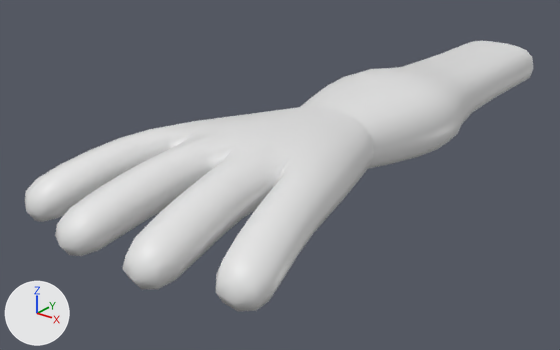
One commit to the Blender file assets/hand_arm.blend: the scene before it, then after it.
The view is the same before and after, from a camera (50 mm lens) standing at (7.71, -9.81, 4.98) and looking at (-0.96, 1.19, -0.85). Lighting does not change. The marker at lower left points along +X, +Y and +Z.

The first picture shows 'Arm', 'Hand'.
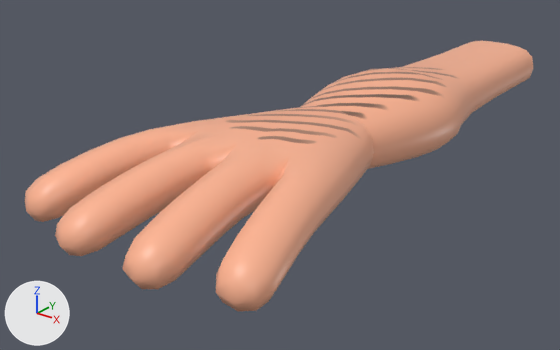
The edits, one by one:
Picture 'arm.png' (img_arm_png) is new.
Picture 'hand.png' (img_hand_png) is new.
In material 'hand' (mat_hand), base_color is no longer (0.8, 0.8, 0.8), white #e7e7e7.
In material 'hand' (mat_hand), texture is now set to img_hand_png.
In material 'arm' (mat_arm), base_color is no longer (0.8, 0.8, 0.8), white #e7e7e7.
In material 'arm' (mat_arm), texture is now set to img_arm_png.
me_cube_002 has 259 vertices, 248 faces and spans x -2.46..2.46, y -4.08..1.44, z -0.48..0.73.
me_cube_002 is used by ob_hand; location (0.0, 0.0, 0.0).
me_cube_002 part 1: texture (UV) coordinates of 248 of 248 faces, centred in x -2.38..2.38, y -4.01..0.91, z -0.39..0.71, changed; they spanned u 0.13..0.88, v 0.0..1.0 and now span u 0.0..0.99, v 0.0..1.0.

Where the change shows, as pixel boxes [x1, y1, x2, y2] in the pictures (560 x 350 px):
'Hand', surface changed (white to beige): [25, 106, 374, 312] in both
'Arm', surface changed (white to beige): [301, 41, 533, 169] in both
